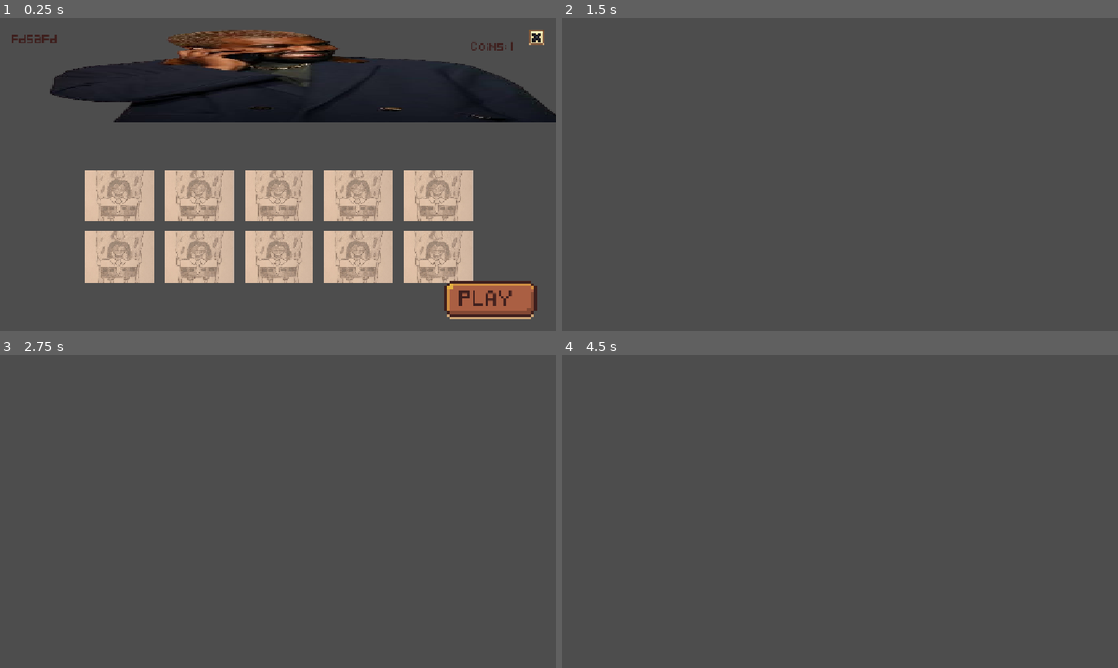
Above: before the commit, frames 1-4 (two rows, left to right).
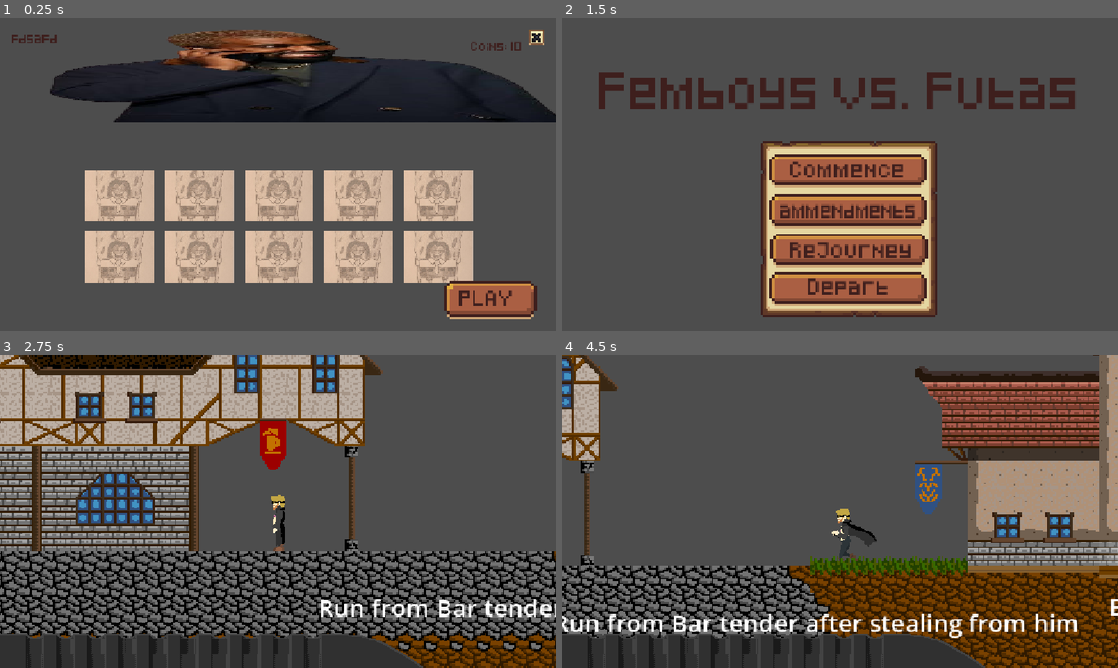
Above: after the commit, the same moments.

Repository: Cafle/craftpix-gamejam
Game: Godot game, scene res://Scenes/UI/Shop.tscn
The game is run twice, just before and just after one commit, with the same random seed, the same clock (stepped at 60 frames per second) and the same inputs. This scene is started directly instead of the project's main scene.
Inputs (mouse positions are in pixels of both pictures, inside the frame that each line leads up to):
- Up to frame 1 (0.25 s): no input
- Up to frame 2 (1.5 s): click (1101, 36) at 0.5 s; click (595, 43) at 1.25 s, where only the run after the commit has a clickable "Back"
- Up to frame 3 (2.75 s): click (289, 586) at 2 s, where only the run after the commit has a clickable "ReJourney"
- Up to frame 4 (4.5 s): move the mouse to (962, 495) at 2.77 s; hold F 2.78-3.53 s; hold Right (ui_right) 2.78-4.28 s; click (962, 495) at 2.92 s; tap Up (ui_up) at 3.02, 3.77 s; move the mouse to (728, 527) at 3.52 s; tap F at 3.6 s; move the mouse to (895, 442) at 4.27 s; hold Left (ui_left) from 4.28 s (still down); hold F from 4.28 s (still down)

The runs differ from the first frame. In frame 1, less than 0.1% of the frame differs, in the area x 92-94%, y 7-11%; in frame 2, 22%; in frame 3, 60%, in the area x 0-100%, y 0-100%; in frame 4, 52%.

Commit message:
removed some dbueg prints

Diff:
--- a/Scenes/Level/1.tscn
+++ b/Scenes/Level/1.tscn
@@ -3491,6 +3491,8 @@
 [node name="KillObject" parent="KillObjects" unique_id=657475376 instance=ExtResource("5_uj2m6")]
 visible = false
 
+[node name="Photbar" parent="." unique_id=2047316283 instance=ExtResource("13_76awh")]
+
 [node name="Seeing Orb" type="CanvasLayer" parent="." unique_id=669311729]
 
 [node name="Pause" parent="Seeing Orb" unique_id=1471747148 instance=ExtResource("6_o4euo")]
@@ -3567,5 +3569,3 @@
 Ruffle1Tone = Color(0.7411765, 0, 0, 1)
 Ruffle2Tone = Color(0.5673677, 0.56736773, 0.56736773, 1)
 LegTone = Color(0.8980392, 0.72156864, 0.56078434, 1)
-
-[node name="Photbar" parent="." unique_id=2047316283 instance=ExtResource("13_76awh")]
--- a/Scenes/UI/Pause.tscn
+++ b/Scenes/UI/Pause.tscn
@@ -30,6 +30,7 @@
 region = Rect2(164, 6, 9, 9)
 
 [node name="Pause" type="Control" unique_id=1471747148]
+z_index = 2
 layout_mode = 3
 anchors_preset = 15
 anchor_right = 1.0
--- a/Scripts/Global/Inventory.gd
+++ b/Scripts/Global/Inventory.gd
@@ -28,7 +28,6 @@
 
 func _activateHotbar(root : CanvasLayer) -> void:
 	potions = ogpotions.duplicate()
-	print(ogpotions)
 	photbar = root
 	vial = root.get_child(1)
 	items[0] = vial
@@ -45,16 +44,20 @@
 		items[i].position.x += 64 * (i)
 
 		#64 pixels apart
-	vial.free()
+	vial.queue_free()
 
 func _add(pot : potionData) -> void:
-	print("begore ",potions)
-	print("addoing ", pot.name)
 	for i in range (9):
 		ogpotions[9-i] = ogpotions[8 - i]
 
 	ogpotions[0] = pot
-	print("afgter ",potions)
+
+
+func _reset() -> void:
+	LevelSelect.Coins = 10
+	ogpotions = [null, null, null, null,null,null,null,null,null,null]
+	potions = [null, null, null, null,null,null,null,null,null,null]
+	items = [null, null, null, null,null,null,null,null,null,null]
 
 func _drink() -> void:
 	if potions[0] is potionData:
--- a/Scripts/Level/1.gd
+++ b/Scripts/Level/1.gd
@@ -78,7 +78,6 @@
 func _replace_tiles(tileMap: TileMapLayer, source_id: int, replacementNode, coords: Array) -> void:
 	for i in coords:
 		tileMap.erase_cell(i)
-		print("attempting duplicate")
 		var obj = replacementNode.duplicate()
 		replacementNode.add_sibling(obj)
 		obj.position = tileMap.to_global(tileMap.map_to_local(i))
@@ -88,7 +87,6 @@
 
 func _layer_tiles(tileMap: TileMapLayer, source_id: int, replacementNode, coords: Array) -> void:
 	for i in coords:
-		print("attempting duplicate")
 		var obj = replacementNode.duplicate()
 		replacementNode.add_sibling(obj)
 		obj.position = tileMap.to_global(tileMap.map_to_local(i))
--- a/Scripts/UI/Pause.gd
+++ b/Scripts/UI/Pause.gd
@@ -22,6 +22,7 @@
 
 # Called when the node enters the scene tree for the first time.
 func _ready() -> void:
+
 	#connect buttons to functions
 
 	options.button_up.connect(_openOptions)
--- a/Scripts/UI/Shop_manager.gd
+++ b/Scripts/UI/Shop_manager.gd
@@ -21,6 +21,7 @@
 
 # Called when the node enters the scene tree for the first time.
 func _ready() -> void:
+	Inventory._reset()
 	play.button_up.connect(_play)
 
 	coins.text = "Coins: " + str(LevelSelect.Coins)
@@ -63,4 +64,4 @@
 func _process(delta: float) -> void:
 	pass
 func _back() -> void:
-	self.hide()
+	get_tree().call_deferred("change_scene_to_file", "res://Scenes/UI/Level Select.tscn")
